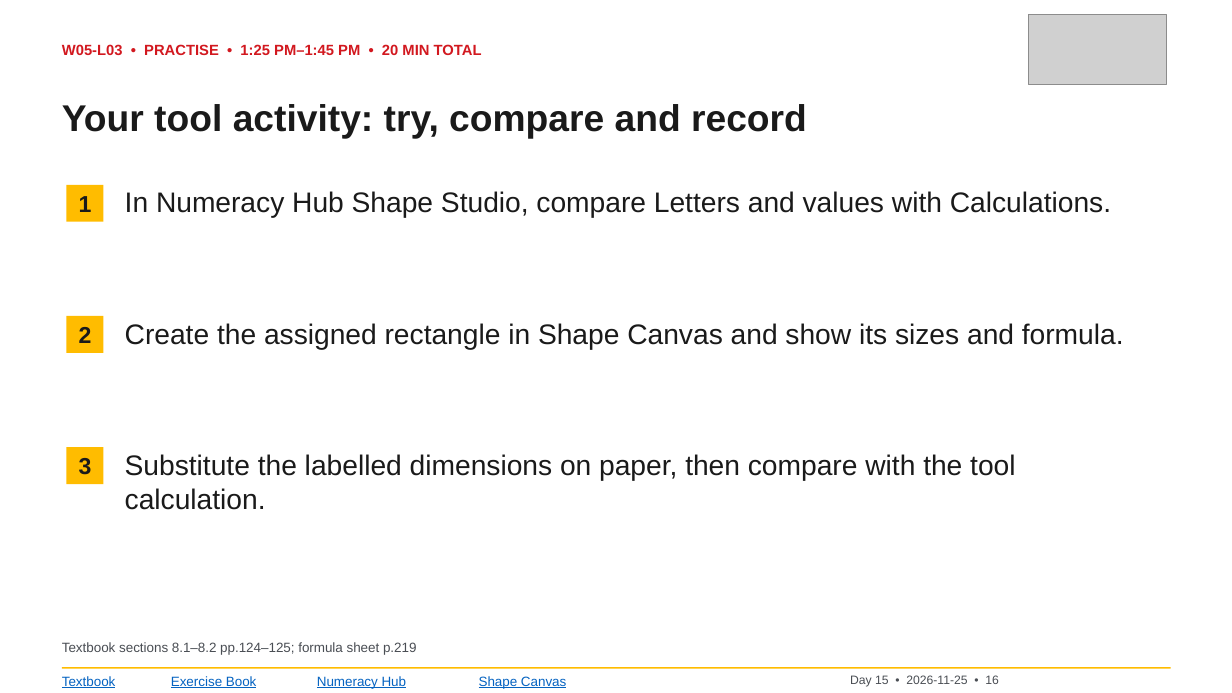
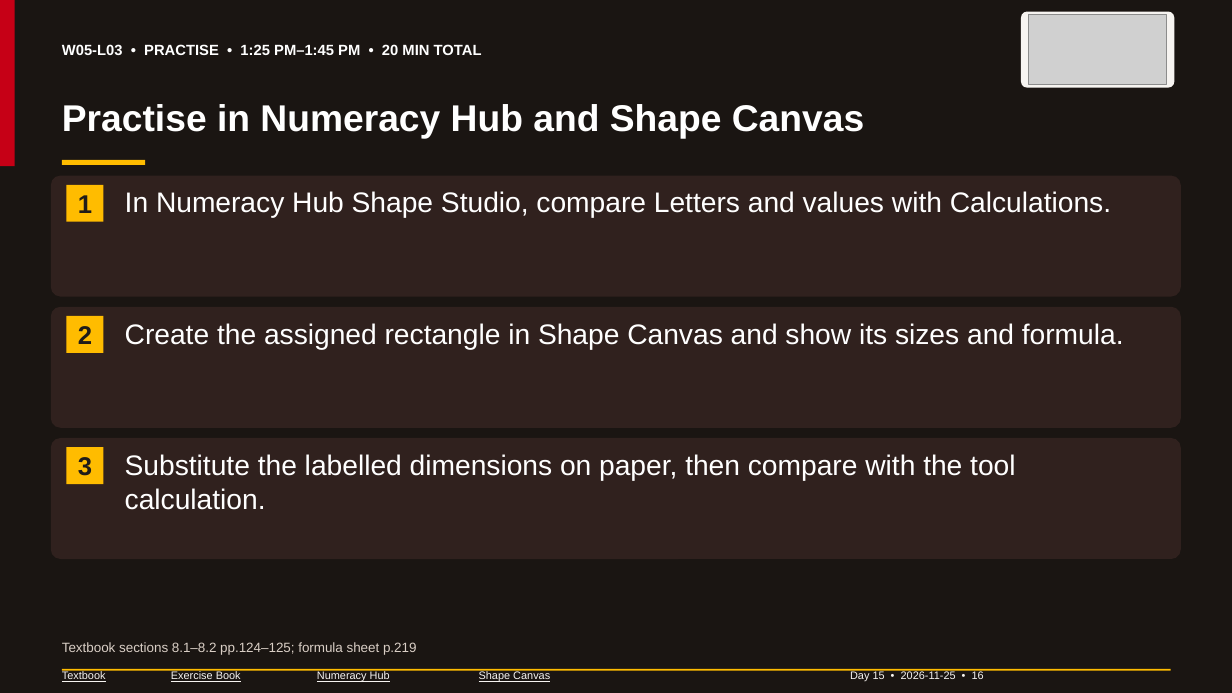
Before and after one commit to GOSTROGIS/access-trades-numeracy, a slide deck: slide 16 of carpentry/intake-141/PowerPoint/Day-15_2026-11-25_Week-5.pptx. Drawn at 1232x693 pixels with LibreOffice and Linux fonts; fonts in the diff are those of the drawing; grey boxes stand for pictures. Boxes give left, top, right and bottom in pixels: in the first picture for what was removed or moved away, otherwise in the second. Text is boxed around its words. In the diff, an @@ line names an element or a change of style, - is before the commit and + after.

```diff
--- a/carpentry/intake-141/PowerPoint/Day-15_2026-11-25_Week-5.pptx
+++ b/carpentry/intake-141/PowerPoint/Day-15_2026-11-25_Week-5.pptx
@@ background #FFFFFF to #1A1512 @@
@@ rectangle added at (0, 0, 1232, 166), fill #1A1512 @@
@@ rectangle added at (0, 0, 15, 166), fill #C60016 @@
@@ rounded rectangle added at (1021, 11, 1175, 87), fill #F7F4F1 @@
@@ text "W05-L03 • PRACTISE • 1:25 ..." at (62, 44, 482, 55): text colour #D2181F to #FFFFFF @@
@@ text at (62, 104, 864, 139): text changed; text colour #1A1A1A to #FFFFFF @@
-Your tool activity: try, compare and record
+Practise in Numeracy Hub and Shape Canvas
@@ rounded rectangle added at (51, 176, 1181, 297), fill #30211E @@
@@ rectangle added at (62, 160, 145, 165), fill #FFBC00 @@
@@ rounded rectangle added at (51, 307, 1181, 428), fill #30211E @@
@@ rounded rectangle added at (51, 438, 1181, 559), fill #30211E @@
@@ size 18 to 20 pt, text colour #1A1A1A to #201C19 in 3 elements at (67, 185, 104, 222), (67, 316, 104, 353), (67, 447, 104, 484) @@
@@ text colour #1A1A1A to #FFFFFF in 3 elements at (125, 191, 1111, 218), (125, 323, 1124, 350), (125, 454, 1015, 510) @@
@@ text "Textbook sections 8.1–8.2 pp.124–125; formula ..." at (62, 642, 416, 655): text colour #4A4E54 to #D9CEC5 @@
@@ size 10.5 to 8.5 pt, text colour #0563C1 to #F7F4F1 in 4 elements at (62, 671, 106, 682), (171, 671, 241, 682), (317, 671, 390, 682), (479, 671, 550, 682) @@
@@ text "Day 15 • 2026-11-25 • ..." at (850, 671, 984, 681): size 9.5 to 8.5 pt, text colour #4A4E54 to #F7F4F1 @@
```
Also in this commit, not shown: 43 other slides changed, 51 other files.
